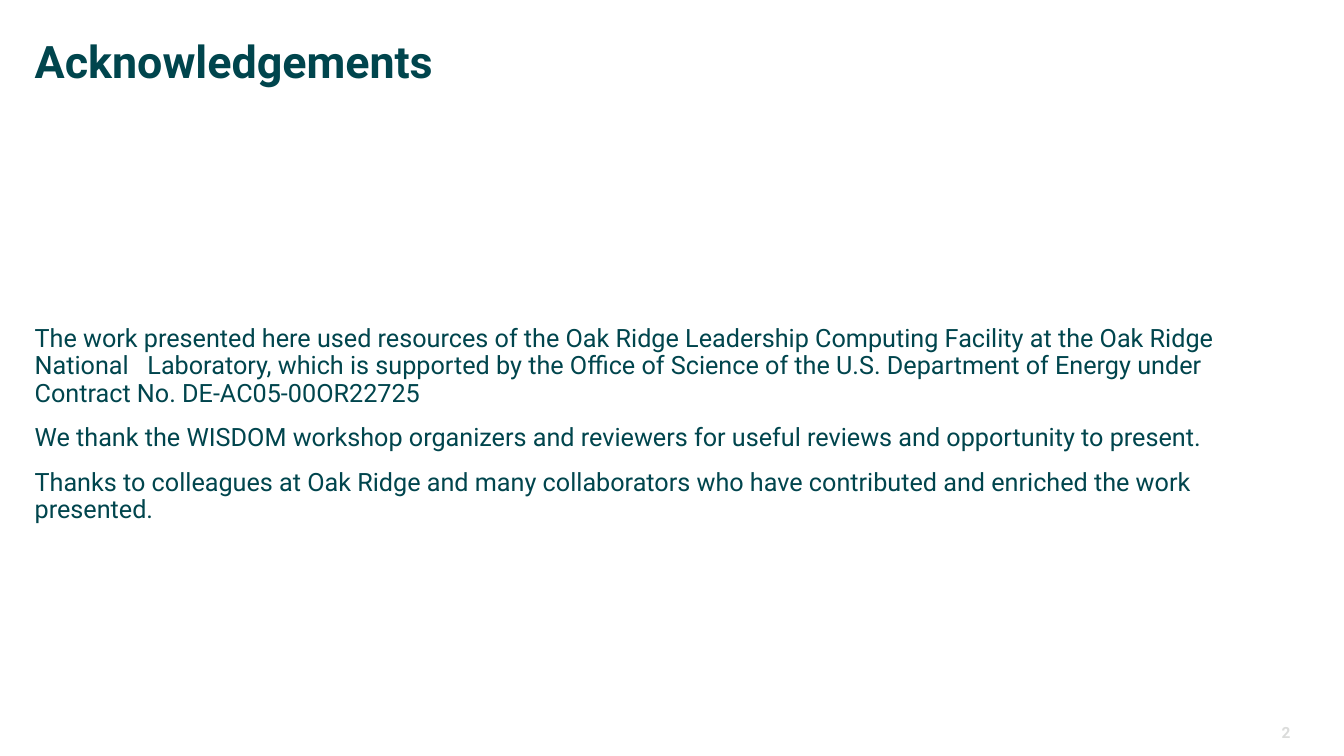
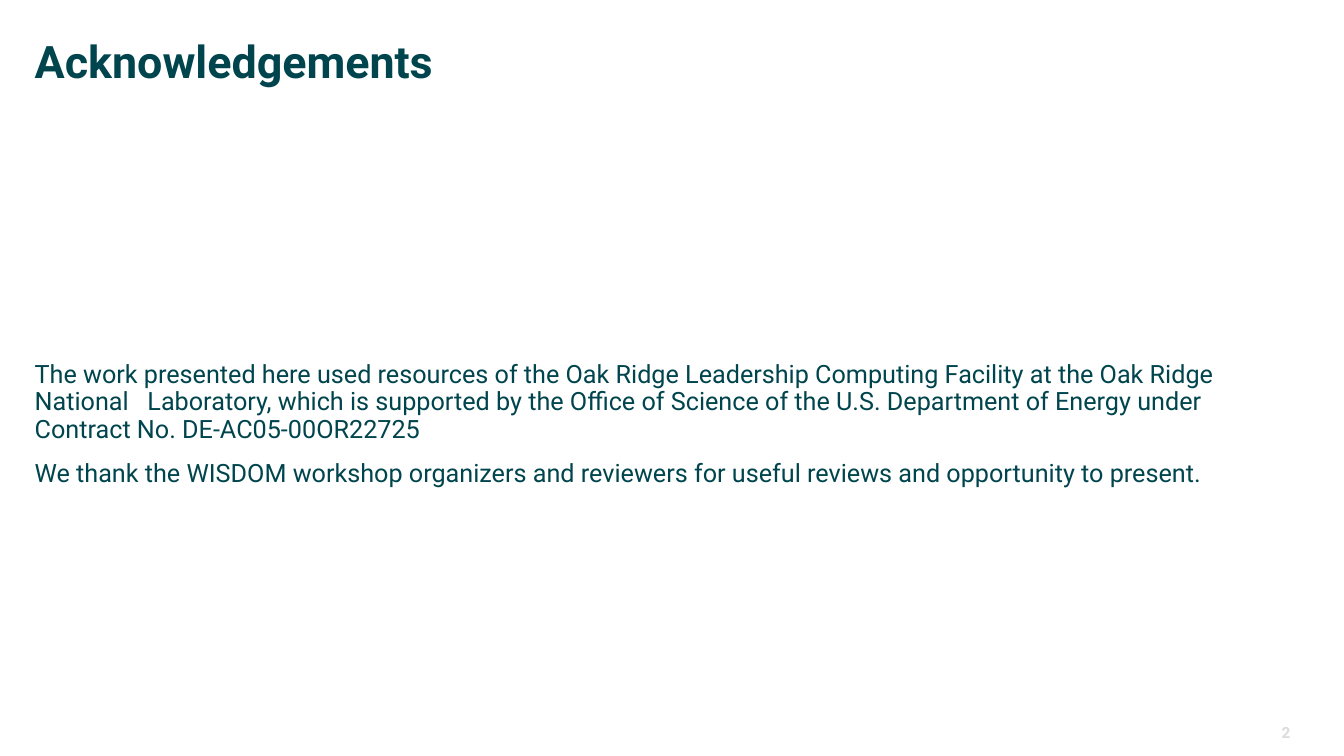
Before and after one commit to ketancmaheshwari/urgent-computing-sched, a slide deck: slide 2 of wisdom-pres.pptx. Drawn at 1344x756 pixels with LibreOffice and Linux fonts; fonts in the diff are those of the drawing; background and template pictures are left out. Boxes give left, top, right and bottom in pixels: in the first picture for what was removed or moved away, otherwise in the second. Text is boxed around its words. In the diff, an @@ line names an element or a change of style, - is before the commit and + after.

```diff
--- a/wisdom-pres.pptx
+++ b/wisdom-pres.pptx
@@ text at box(35, 472, 1191, 523): paragraph removed @@
-Thanks to colleagues at Oak Ridge and many collaborators who have contributed and enriched the work presented.
```
Also in this commit, not shown: 1 other slide changed.
